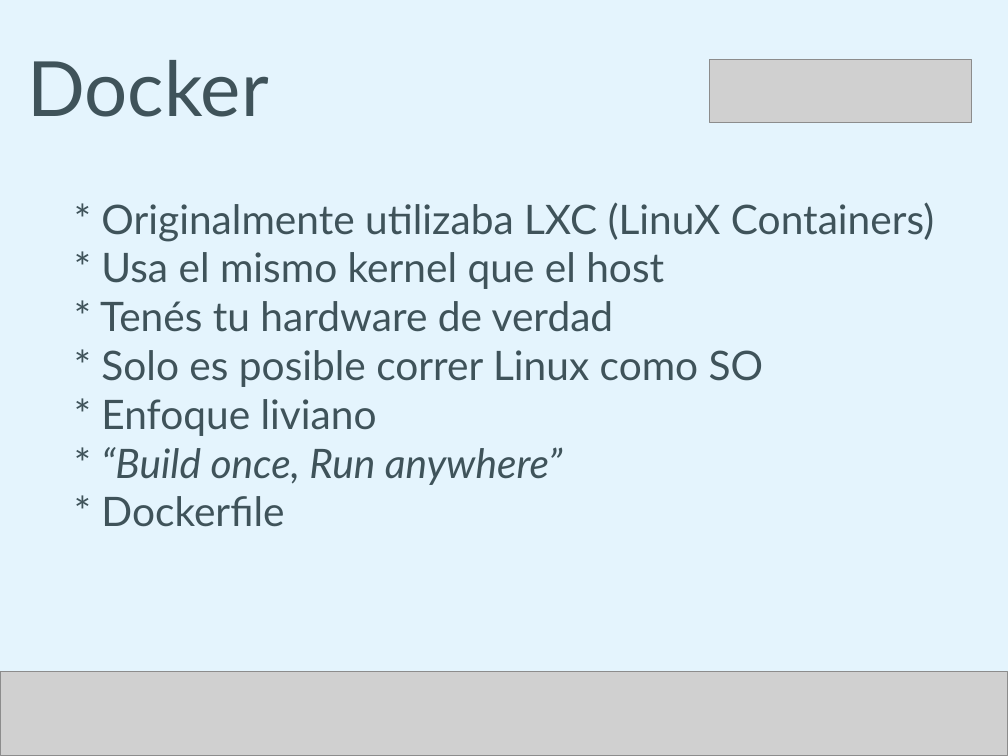
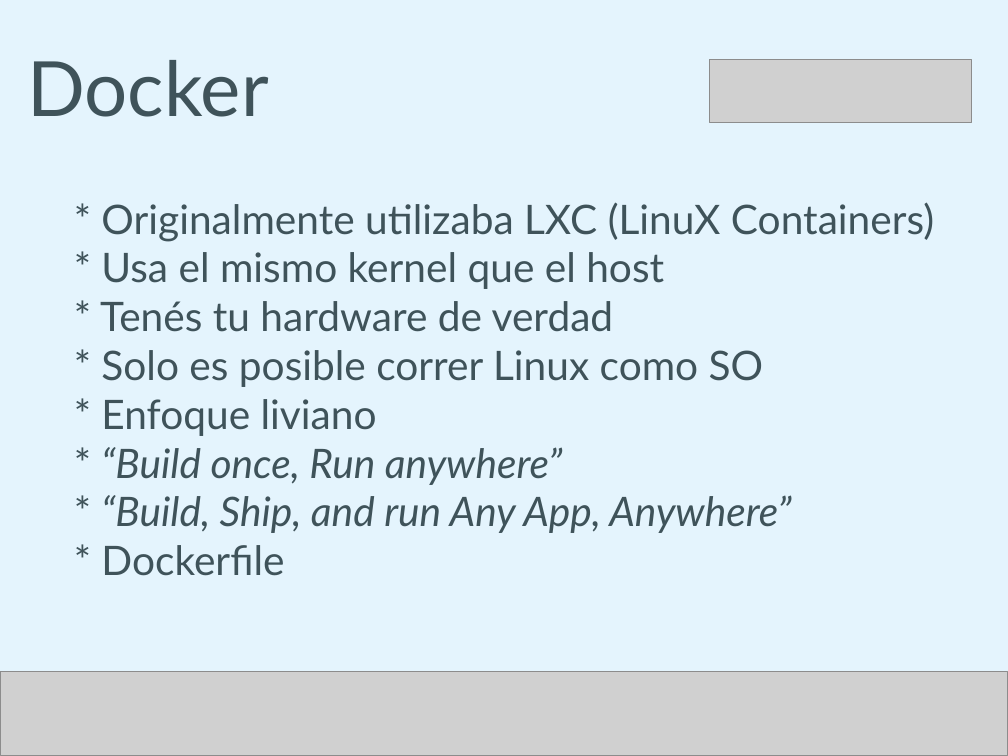
Before and after one commit to humitos/docker-workshop, a slide deck: slide 16 of talk/docker.odp. Drawn at 1008x756 pixels with LibreOffice and Linux fonts; fonts in the diff are those of the drawing; grey boxes stand for pictures. Boxes give left, top, right and bottom in pixels: in the first picture for what was removed or moved away, otherwise in the second. Text is boxed around its words. In the diff, an @@ line names an element or a change of style, - is before the commit and + after.

```diff
--- a/talk/docker.odp
+++ b/talk/docker.odp
@@ text at <box>101,495,791,533</box>: paragraph added @@
+* “Build, Ship, and run Any App, Anywhere”
```
Also in this commit, not shown: 3 other slides changed, 7 slides added, 1 slide removed.
